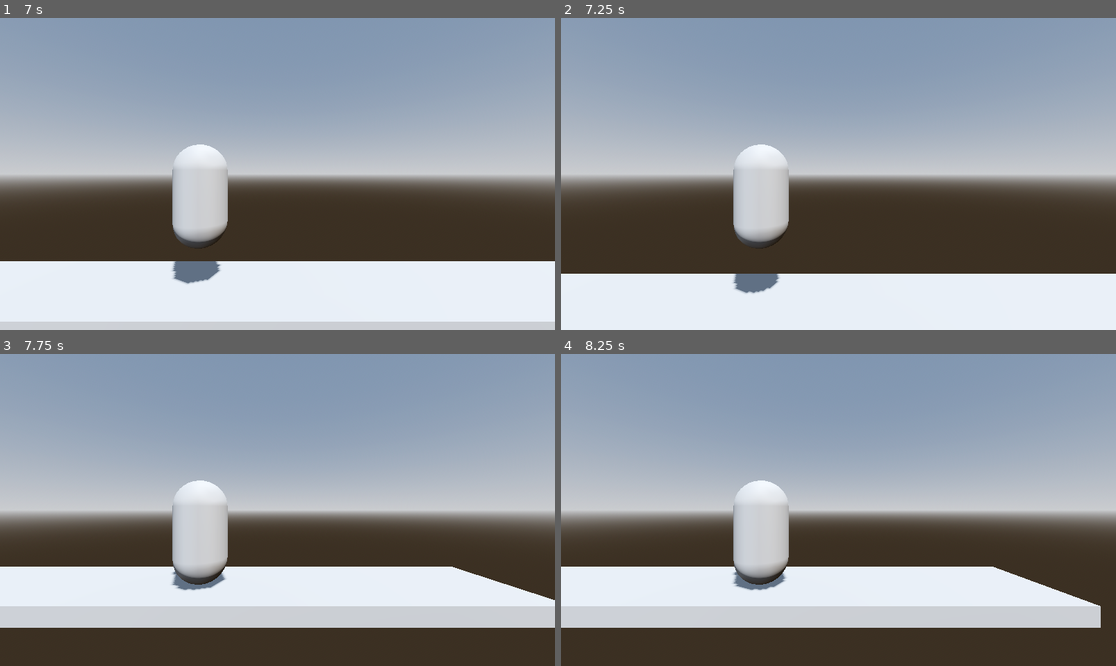
Above: before the commit, frames 1-4 (two rows, left to right).
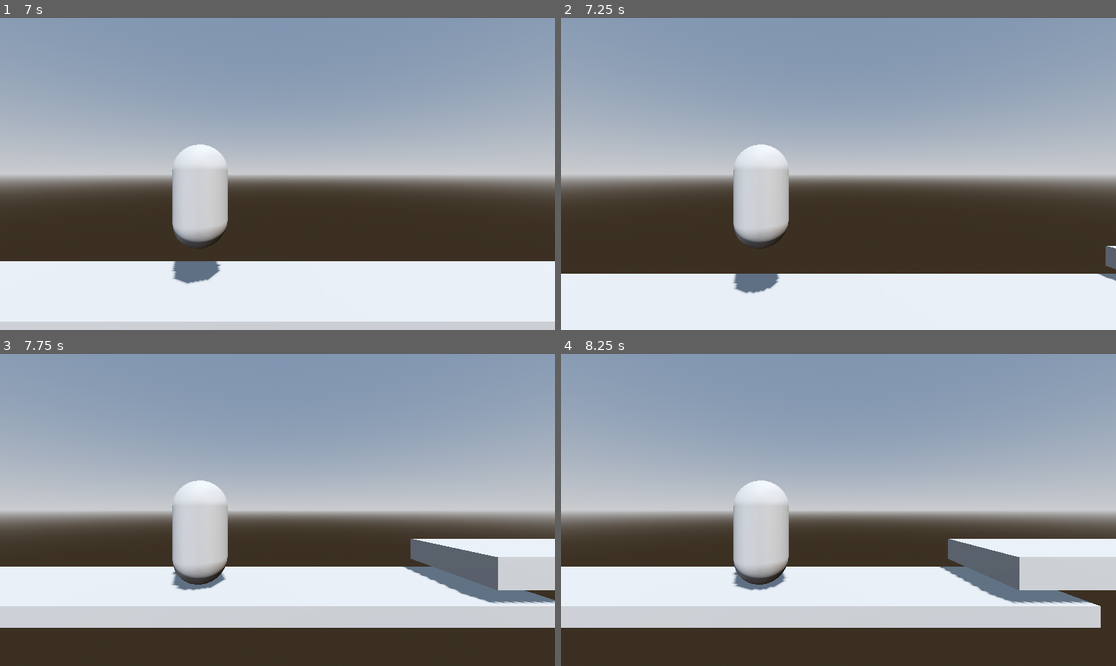
Above: after the commit, the same moments.

Repository: tomas-heredia/GGJ-2026
Game: Godot game, scene res://Scenes/main.tscn
Same seed, same stepped clock (60 frames per second), same inputs: the game is played once before the commit and once after it.
Inputs:
- Up to frame 1 (7 s): tap Enter at 0.5, 4.25 s; hold D (move_right) 0.53-2.03 s; tap E (interact) every 1.5 s from 0.6 to 6.6 s; tap Space (jump) at 0.77, 1.52, 2, 3.02, 3.77, 4.52, 5.75, 6.02, 6.77 s; tap Shift (sprint) every 1.5 s from 1.35 to 5.85 s; hold A (move_left) 2.03-4.28 s; hold D (move_right) from 4.28 s (still down)
- Up to frame 2 (7.25 s): keep holding D (move_right)
- Up to frame 3 (7.75 s): keep holding D (move_right); tap Shift (sprint) at 7.35 s; tap Space (jump) at 7.52 s
- Up to frame 4 (8.25 s): release D (move_right) at 8.03 s; hold A (move_left) from 8.03 s (still down); tap E (interact) at 8.1 s

Frame 1 is identical in both runs. In frame 2, 0.2% of the frame differs, in the area x 96-100%, y 73-85%; in frame 3, 4.5%; in frame 4, 5.4%, in the area x 68-100%, y 59-80%.

Commit message:
Fixed lack of movement in moving platform

Diff:
--- /dev/null
+++ b/global-gameam-2026/Scenes/ballroom_scene.tscn
@@ -0,0 +1,32 @@
+[gd_scene load_steps=6 format=3 uid="uid://bjms54rmqqbo5"]
+
+[ext_resource type="PackedScene" uid="uid://hsir4f72hian" path="res://Scenes/platform.tscn" id="1_lpqu8"]
+[ext_resource type="PackedScene" uid="uid://ca3ycwfhayvqc" path="res://Scenes/breaking_platform.tscn" id="2_f3agv"]
+[ext_resource type="PackedScene" uid="uid://5l10oegs5nfa" path="res://Scenes/moving_platform.tscn" id="3_tqb3s"]
+[ext_resource type="PackedScene" uid="uid://rm3wg8bi4pdg" path="res://Scenes/player.tscn" id="4_mj6ju"]
+
+[sub_resource type="Curve3D" id="Curve3D_mr80v"]
+resource_local_to_scene = true
+_data = {
+"points": PackedVector3Array(0, 0, 0, 0, 0, 0, 0, 0, 0, 0, 0, 0, 0, 0, 0, -15, 0, 0),
+"tilts": PackedFloat32Array(0, 0)
+}
+point_count = 2
+
+[node name="BallroomScene" type="Node3D"]
+
+[node name="Platform" parent="." instance=ExtResource("1_lpqu8")]
+transform = Transform3D(1, 0, 0, 0, 1, 0, 0, 0, 1, 0, 1, 0)
+
+[node name="Platform2" parent="." instance=ExtResource("1_lpqu8")]
+transform = Transform3D(1, 0, 0, 0, 1, 0, 0, 0, 1, -11, 3, 0)
+
+[node name="BreakingPlatform" parent="." instance=ExtResource("2_f3agv")]
+transform = Transform3D(1, 0, 0, 0, 1, 0, 0, 0, 1, 11, 2, 0)
+
+[node name="MovingPlatform" parent="." instance=ExtResource("3_tqb3s")]
+transform = Transform3D(1, 0, 0, 0, 1, 0, 0, 0, 1, -19.536417, 3, 0.053180218)
+curve = SubResource("Curve3D_mr80v")
+
+[node name="CharacterBody3D" parent="." instance=ExtResource("4_mj6ju")]
+transform = Transform3D(1, 0, 0, 0, 1, 0, 0, 0, 1, -0.46419525, 2.5, 0.33921814)
--- a/global-gameam-2026/Scenes/main.tscn
+++ b/global-gameam-2026/Scenes/main.tscn
@@ -1,6 +1,7 @@
-[gd_scene load_steps=5 format=3 uid="uid://4u3bk8nn8nwy"]
+[gd_scene load_steps=7 format=3 uid="uid://4u3bk8nn8nwy"]
 
 [ext_resource type="PackedScene" uid="uid://rm3wg8bi4pdg" path="res://Scenes/player.tscn" id="1_jjgbg"]
+[ext_resource type="PackedScene" uid="uid://5l10oegs5nfa" path="res://Scenes/moving_platform.tscn" id="2_8gbba"]
 
 [sub_resource type="ProceduralSkyMaterial" id="ProceduralSkyMaterial_7dm0k"]
 sky_horizon_color = Color(0.66224277, 0.6717428, 0.6867428, 1)
@@ -14,6 +15,14 @@
 sky = SubResource("Sky_ig7tw")
 tonemap_mode = 2
 glow_enabled = true
+
+[sub_resource type="Curve3D" id="Curve3D_bo1nx"]
+resource_local_to_scene = true
+_data = {
+"points": PackedVector3Array(0, 0, 0, 0, 0, 0, -0.007021427, 0, -0.005703246, 0, 0, 0, 0, 0, 0, 5.9938107, 0, -0.015437176),
+"tilts": PackedFloat32Array(0, 0)
+}
+point_count = 2
 
 [node name="World" type="Node3D"]
 
@@ -31,3 +40,7 @@
 
 [node name="CharacterBody3D" parent="." instance=ExtResource("1_jjgbg")]
 transform = Transform3D(1, 0, 0, 0, 1, 0, 0, 0, 1, -0.22675842, 1.2098178, 0.087062456)
+
+[node name="MovingPlatform" parent="." instance=ExtResource("2_8gbba")]
+transform = Transform3D(1, 0, 0, 0, 1, 0, 0, 0, 1, 19.748533, 0.6783446, 0.008795365)
+curve = SubResource("Curve3D_bo1nx")
--- a/global-gameam-2026/moving_platform.tscn
+++ b/global-gameam-2026/Scenes/moving_platform.tscn
@@ -2,12 +2,32 @@
 
 [sub_resource type="Curve3D" id="Curve3D_k1b7n"]
 resource_local_to_scene = true
+_data = {
+"points": PackedVector3Array(0, 0, 0, 0, 0, 0, -0.007021427, 0, -0.005703246, 0, 0, 0, 0, 0, 0, 5.9938107, 0, -0.015437176),
+"tilts": PackedFloat32Array(0, 0)
+}
+point_count = 2
 
 [sub_resource type="BoxShape3D" id="BoxShape3D_q06lf"]
-size = Vector3(5, 0.5, 5)
+size = Vector3(2, 0.5, 5)
 
 [sub_resource type="BoxMesh" id="BoxMesh_hrpga"]
-size = Vector3(5, 0.5, 5)
+size = Vector3(2, 0.5, 5)
+
+[sub_resource type="Animation" id="Animation_oaxfr"]
+length = 0.001
+tracks/0/type = "value"
+tracks/0/imported = false
+tracks/0/enabled = true
+tracks/0/path = NodePath("../PathFollow3D:progress_ratio")
+tracks/0/interp = 1
+tracks/0/loop_wrap = true
+tracks/0/keys = {
+"times": PackedFloat32Array(0),
+"transitions": PackedFloat32Array(1),
+"update": 0,
+"values": [0.0]
+}
 
 [sub_resource type="Animation" id="Animation_f8lbu"]
 resource_name = "move"
@@ -26,21 +46,6 @@
 "values": [0.0, 1.0]
 }
 
-[sub_resource type="Animation" id="Animation_oaxfr"]
-length = 0.001
-tracks/0/type = "value"
-tracks/0/imported = false
-tracks/0/enabled = true
-tracks/0/path = NodePath("../PathFollow3D:progress_ratio")
-tracks/0/interp = 1
-tracks/0/loop_wrap = true
-tracks/0/keys = {
-"times": PackedFloat32Array(0),
-"transitions": PackedFloat32Array(1),
-"update": 0,
-"values": [0.0]
-}
-
 [sub_resource type="AnimationLibrary" id="AnimationLibrary_n0cw3"]
 _data = {
 &"RESET": SubResource("Animation_oaxfr"),
@@ -51,11 +56,13 @@
 curve = SubResource("Curve3D_k1b7n")
 
 [node name="PathFollow3D" type="PathFollow3D" parent="."]
+transform = Transform3D(0.0016221359, 0, -0.9999866, 0, 1, 0, 0.9999866, 0, 0.0016221359, -0.007021427, 0, -0.005703246)
 
 [node name="RemoteTransform3D" type="RemoteTransform3D" parent="PathFollow3D"]
 remote_path = NodePath("../../AnimatableBody3D")
 
 [node name="AnimatableBody3D" type="AnimatableBody3D" parent="."]
+transform = Transform3D(0.0016221359, 0, -0.9999866, 0, 1, 0, 0.9999866, 0, 0.0016221359, -0.007021427, 0, -0.005703246)
 
 [node name="CollisionShape3D" type="CollisionShape3D" parent="AnimatableBody3D"]
 shape = SubResource("BoxShape3D_q06lf")
--- a/global-gameam-2026/Scripts/breaking_platform.gd
+++ b/global-gameam-2026/Scripts/breaking_platform.gd
@@ -1,6 +1,6 @@
 extends StaticBody3D
 
-var time = 2
+var time = 1
 
 func _ready():
 	set_process(false)
@@ -10,7 +10,7 @@
 	$Sprite3D.position += Vector3(0, sin(time) * 2, 0)
 
 func _on_area_3d_body_entered(body: Node3D):
-	if body.name == 'player':
+	if body.name == 'CharacterBody3D':
 		set_process(true)
 		$Timer.start(0.7)
 
--- a/global-gameam-2026/ballroom_scene.tscn
+++ /dev/null
@@ -1,28 +0,0 @@
-[gd_scene load_steps=5 format=3 uid="uid://bjms54rmqqbo5"]
-
-[ext_resource type="PackedScene" uid="uid://hsir4f72hian" path="res://platform.tscn" id="1_5wyq2"]
-[ext_resource type="PackedScene" uid="uid://ca3ycwfhayvqc" path="res://breaking_platform.tscn" id="2_pciry"]
-[ext_resource type="PackedScene" uid="uid://5l10oegs5nfa" path="res://moving_platform.tscn" id="3_b4kjm"]
-
-[sub_resource type="Curve3D" id="Curve3D_mr80v"]
-resource_local_to_scene = true
-_data = {
-"points": PackedVector3Array(0, 0, 0, 0, 0, 0, 0, 0, 0, 0, 0, 0, 0, 0, 0, -15, 0, 0),
-"tilts": PackedFloat32Array(0, 0)
-}
-point_count = 2
-
-[node name="BallroomScene" type="Node3D"]
-
-[node name="Platform" parent="." instance=ExtResource("1_5wyq2")]
-transform = Transform3D(1, 0, 0, 0, 1, 0, 0, 0, 1, 0, 1, 0)
-
-[node name="Platform2" parent="." instance=ExtResource("1_5wyq2")]
-transform = Transform3D(1, 0, 0, 0, 1, 0, 0, 0, 1, -11, 3, 0)
-
-[node name="BreakingPlatform" parent="." instance=ExtResource("2_pciry")]
-transform = Transform3D(1, 0, 0, 0, 1, 0, 0, 0, 1, 11, 2, 0)
-
-[node name="MovingPlatform" parent="." instance=ExtResource("3_b4kjm")]
-transform = Transform3D(1, 0, 0, 0, 1, 0, 0, 0, 1, -19.536417, 3, 0.053180218)
-curve = SubResource("Curve3D_mr80v")
Renamed: global-gameam-2026/breaking_platform.tscn -> global-gameam-2026/Scenes/breaking_platform.tscn
Renamed: global-gameam-2026/platform.tscn -> global-gameam-2026/Scenes/platform.tscn
